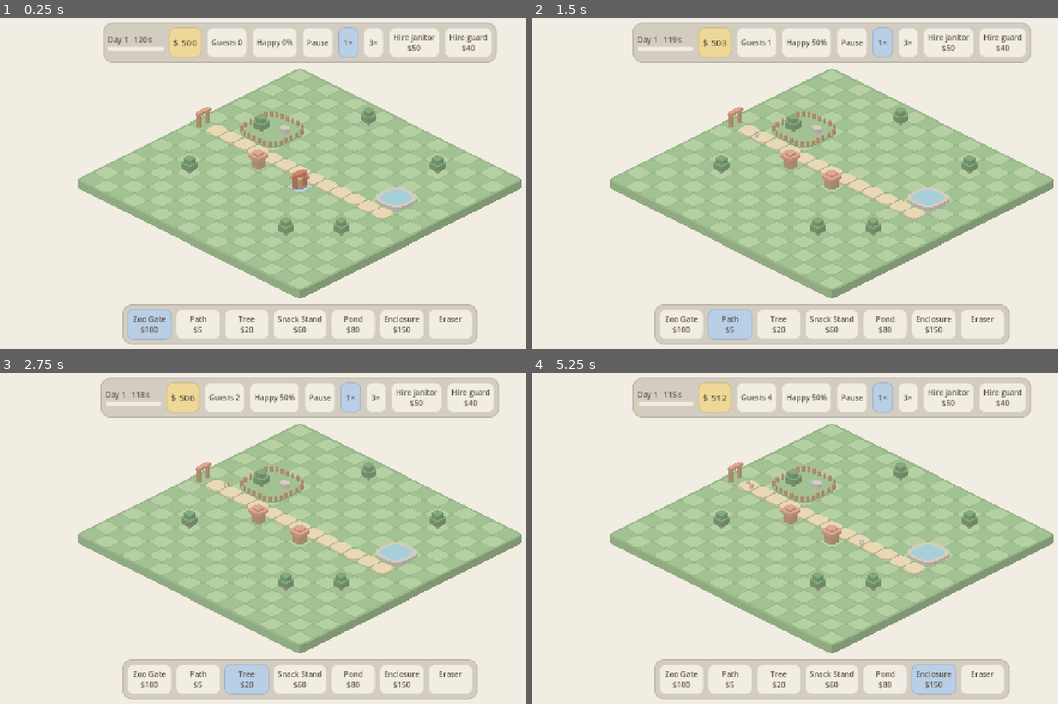
Above: before the commit, frames 1-4 (two rows, left to right).
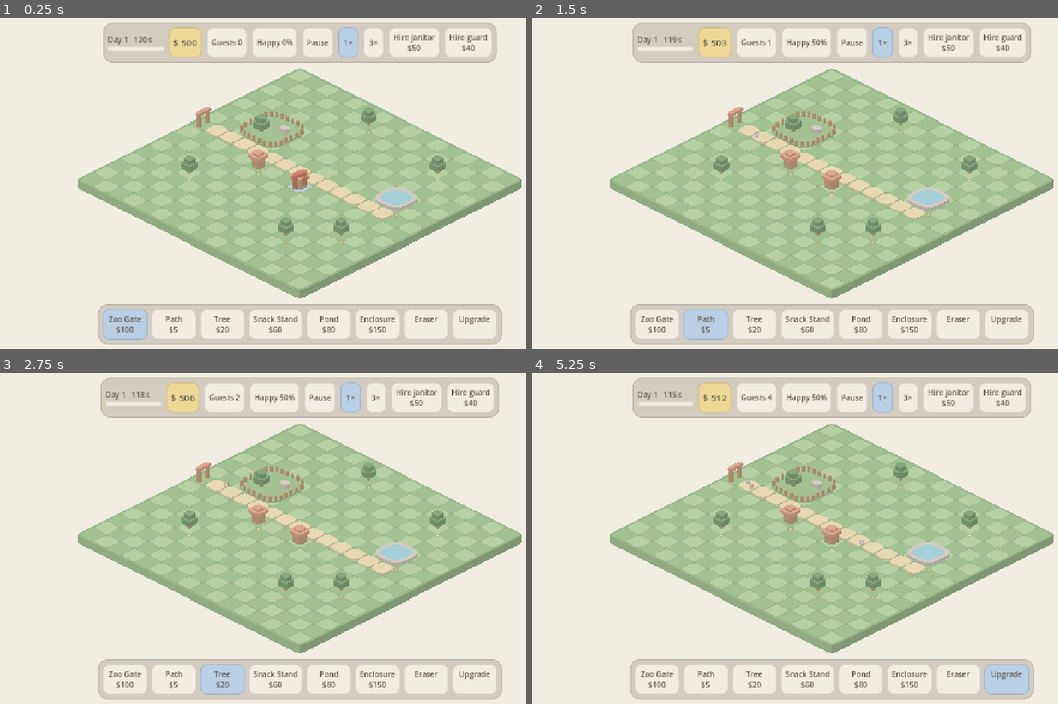
Above: after the commit, the same moments.

Repository: MKrabs/pocket-parks
Game: Godot game, scene res://main.tscn
Two runs of this game, one before a commit and one after it. Both use one fixed random seed, a clock stepped at 60 frames per second and the inputs below.
Inputs (mouse positions are in pixels of both pictures, inside the frame that each line leads up to):
- Up to frame 1 (0.25 s): no input
- Up to frame 2 (1.5 s): click "Zoo Gate $100" at 0.5 s; click "Path $5" at 1.25 s
- Up to frame 3 (2.75 s): click "Tree $20" at 2 s
- Up to frame 4 (5.25 s): click "Snack Stand $60" at 2.75 s; click "Pond $80" at 3.5 s; click "Enclosure $150" at 4.25 s; click (1005, 680) at 5 s, where only the run after the commit has a clickable "Upgrade"

The runs differ from the first frame. In frame 1, 3.2% of the frame differs, in the area x 18-96%, y 34-99%; in frame 2, 3.3%; in frame 3, 3.3%; in frame 4, 3.8%.

Commit message:
U1: building levels 1-3: upgrade tool, leveled appeal/capacity/price, flags/canopy and level dots
Co-Authored-By: Claude Opus 5.5 <noreply@anthropic.com>

Diff:
--- a/scripts/build_bar.gd
+++ b/scripts/build_bar.gd
@@ -2,9 +2,10 @@
 extends CanvasLayer
 # Bottom bar: one button per catalog building plus an eraser. Money lives in the Hud.
 
-signal picked(id: String)  # "" = eraser
+signal picked(id: String)  # "" = eraser, UPGRADE = upgrade tool
 
 const RADIUS := 14
+const UPGRADE := "@upgrade"
 
 var row := HBoxContainer.new()
 var stolen: Array[String] = []  # blueprints spies brought home, offered in every theme
@@ -39,6 +40,7 @@
 		var b: Dictionary = Buildings.get_def(id)
 		row.add_child(button("%s\n$%d" % [b["name"], b["cost"]], id, group))
 	row.add_child(button("Eraser\n ", "", group))
+	row.add_child(button("Upgrade\n ", UPGRADE, group))
 	var bar := row.get_parent() as Control
 	bar.reset_size()
 	bar.set_anchors_and_offsets_preset(Control.PRESET_CENTER_BOTTOM, Control.PRESET_MODE_MINSIZE, 16)
--- a/scripts/building_view.gd
+++ b/scripts/building_view.gd
@@ -4,6 +4,11 @@
 
 var id: String
 var origin := Vector2i.ZERO
+var level := 1:  # 2-3 add flags (attractions, shops) or a bigger canopy (decor), plus level dots
+	set(l):
+		level = l
+		queue_redraw()
+var label := ""  # short text in a pill above the building (the upgrade ghost's price)
 var wrecked := false:  # wrecked by a hooligan: drawn grey and tilted
 	set(w):
 		wrecked = w
@@ -17,10 +22,43 @@
 	var b: Dictionary = Buildings.get_def(id)
 	var fp: Vector2i = b["footprint"]
 	var mid := Vector2(fp.x - 1, fp.y - 1) * 0.5  # footprint centre in grid coords
+	var top := 0.0
 	for p in b["parts"]:
-		var foot := Squircle.iso_points(IsoGrid.project(mid + p["at"]), p["half"], 4.0, 48)
-		var c: Color = Palette.STONE.lerp(p["color"], 0.2) if wrecked else p["color"]
-		block(self, foot, p["h"], p["z"], c)
+		top = maxf(top, p["z"] + p["h"])
+	var grow := 1.0
+	if Buildings.upgradable(id) and b["role"] != "decor" and level >= 2:
+		var c := Vector2(fp) * 0.5 - Vector2(0.2, 0.2)  # just inside the footprint corners
+		var spots := [Vector2(-c.x, -c.y)]  # level 2: a flag at the back
+		if level >= 3:
+			spots += [Vector2(-c.x, c.y), Vector2(c.x, -c.y)]  # level 3: and at the sides
+		for s: Vector2 in spots:
+			_flag(IsoGrid.project(mid + s), maxf(top, 10.0) + 14.0)
+	elif b["role"] == "decor":
+		grow = 1.0 + 0.14 * (level - 1)  # decor: a bigger canopy
+	for p in b["parts"]:
+		var foot := Squircle.iso_points(IsoGrid.project(mid + p["at"] * grow), p["half"] * grow, 4.0, 48)
+		block(self, foot, p["h"] * grow, p["z"] * grow, _tint(p["color"]))
+	if Buildings.upgradable(id):
+		var front := IsoGrid.project(mid + Vector2(fp) * 0.5) + Vector2(0, 3)  # front tip of the footprint
+		for i in level:
+			var at := front + Vector2((i - (level - 1) * 0.5) * 8.0, 0)
+			draw_colored_polygon(Squircle.points(at, Vector2(3.6, 2.6)), Palette.shade(Palette.BUTTER, 0.22))
+			draw_colored_polygon(Squircle.points(at + Vector2(0, -0.6), Vector2(2.6, 1.8)), Palette.BUTTER)
+	if label != "":
+		var f := ThemeDB.fallback_font
+		var at := IsoGrid.project(mid) + Vector2(0, -maxf(top, 10.0) * grow - 38)  # clear of the flags
+		var w := f.get_string_size(label, HORIZONTAL_ALIGNMENT_LEFT, -1, 14).x
+		draw_colored_polygon(Squircle.points(at, Vector2(w * 0.5 + 9, 11), 4.0, 32), Palette.BUTTER)
+		draw_string(f, at + Vector2(-w * 0.5, 5), label, HORIZONTAL_ALIGNMENT_LEFT, -1, 14, Palette.INK)
+
+func _tint(c: Color) -> Color:
+	return Palette.STONE.lerp(c, 0.2) if wrecked else c
+
+## A thin pole with a small rounded BUTTER pennant at its top.
+func _flag(base: Vector2, h: float) -> void:
+	block(self, Squircle.iso_points(base, Vector2(0.03, 0.03), 4.0, 16), h, 0.0, _tint(Palette.WOOD))
+	var tip := base + Vector2(0, -h)
+	draw_colored_polygon(Squircle.points(tip + Vector2(6, 4), Vector2(6, 3.6)), _tint(Palette.BUTTER))
 
 ## Extruded squircle: sides for edges facing the viewer, then the top face lifted by z + h.
 static func block(ci: CanvasItem, foot: PackedVector2Array, h: float, z: float, c: Color) -> void:
--- a/scripts/buildings.gd
+++ b/scripts/buildings.gd
@@ -33,6 +33,21 @@
 static func ids_with_role(role: String) -> Array:
 	return ids().filter(func(id: String) -> bool: return themes()[active][id]["role"] == role)
 
+const MAX_LEVEL := 3
+
+static func upgradable(id: String) -> bool:
+	return get_def(id)["role"] in ["attraction", "shop", "decor"]
+
+## Def with the level effect applied: +50% appeal, capacity and price per level above 1.
+## The sim and the UI both read this, so they agree.
+static func leveled(id: String, level: int) -> Dictionary:
+	var d: Dictionary = get_def(id).duplicate()
+	var f := 1.0 + 0.5 * (level - 1)
+	for k in ["appeal", "capacity", "price"]:
+		if d.has(k):
+			d[k] = roundi(d[k] * f)
+	return d
+
 static func part(at: Vector2, half: Vector2, h: float, color: Color, z := 0.0) -> Dictionary:
 	return {"at": at, "half": half, "h": h, "z": z, "color": color}
 
--- a/scripts/park_map.gd
+++ b/scripts/park_map.gd
@@ -7,6 +7,7 @@
 var money: int = START_MONEY
 var buildings: Dictionary = {}  # origin cell (Vector2i) -> building id
 var occupied: Dictionary = {}   # every covered cell -> origin cell
+var levels: Dictionary = {}     # origin cell -> level 2..3 (absent = 1)
 
 static func footprint(id: String, origin: Vector2i) -> Array[Vector2i]:
 	var fp: Vector2i = Buildings.get_def(id)["footprint"]
@@ -34,7 +35,7 @@
 		occupied[c] = cell
 	return true
 
-## Removes the whole building covering `cell`, refunds half its cost. False if the cell is empty.
+## Removes the whole building covering `cell`, refunds half of all it cost (upgrades too). False if the cell is empty.
 func remove_at(cell: Vector2i) -> bool:
 	if not occupied.has(cell):
 		return false
@@ -42,8 +43,31 @@
 	var id: String = buildings[origin]
 	for c in footprint(id, origin):
 		occupied.erase(c)
+	var cost: int = Buildings.get_def(id)["cost"]
+	var paid := cost * (1 + (level(origin) - 1) * level(origin) / 2)  # 1×, +1×, +2×
 	buildings.erase(origin)
-	money += Buildings.get_def(id)["cost"] / 2
+	levels.erase(origin)
+	money += paid / 2
+	return true
+
+func level(origin: Vector2i) -> int:
+	return levels.get(origin, 1)
+
+## Price of the next level (level 2 = 1× cost, level 3 = 2×), or -1 if this can't be upgraded.
+func upgrade_cost(origin: Vector2i) -> int:
+	if not buildings.has(origin) or not Buildings.upgradable(buildings[origin]) or level(origin) >= Buildings.MAX_LEVEL:
+		return -1
+	return Buildings.get_def(buildings[origin])["cost"] * level(origin)
+
+func can_upgrade(origin: Vector2i) -> bool:
+	var c := upgrade_cost(origin)
+	return c >= 0 and money >= c
+
+func upgrade(origin: Vector2i) -> bool:
+	if not can_upgrade(origin):
+		return false
+	money -= upgrade_cost(origin)
+	levels[origin] = level(origin) + 1
 	return true
 
 ## Draw order key: x+y of the footprint's front (largest) corner.
--- a/scripts/park_sim.gd
+++ b/scripts/park_sim.gd
@@ -132,7 +132,7 @@
 	var decor_appeal := 0.0
 	for origin: Vector2i in map.buildings:
 		var id: String = map.buildings[origin]
-		var d: Dictionary = Buildings.get_def(id)
+		var d: Dictionary = Buildings.leveled(id, map.level(origin))
 		if d["role"] == "decor":
 			decor_appeal += d["appeal"]
 			for c in ParkMap.footprint(id, origin):
--- a/scripts/zoo_view.gd
+++ b/scripts/zoo_view.gd
@@ -24,6 +24,7 @@
 	for o: Vector2i in origins:
 		var v := BuildingView.new(map.buildings[o])
 		v.origin = o
+		v.level = map.level(o)
 		v.position = IsoGrid.to_screen(o)
 		v.z_index = 2 * ParkMap.depth(map.buildings[o], o)  # WalkerView rows sit at the odd values
 		add_child(v)
@@ -38,18 +39,29 @@
 			v.wrecked = not v.wrecked
 
 func update_ghost() -> void:
-	if ghost and (ghost.id != selected or hovered == GridView.NONE):
+	if ghost:
 		ghost.queue_free()
 		ghost = null
 	if selected == "" or hovered == GridView.NONE:
 		return
-	if not ghost:
+	var at := hovered
+	var ok := false
+	if selected == BuildBar.UPGRADE:  # ghost = the hovered building one level up, with its price
+		if not map.occupied.has(hovered):
+			return
+		at = map.occupied[hovered]
+		ghost = BuildingView.new(map.buildings[at])
+		ghost.level = mini(map.level(at) + 1, Buildings.MAX_LEVEL)
+		var cost := map.upgrade_cost(at)
+		ghost.label = "$%d" % cost if cost >= 0 else "max"
+		ok = map.can_upgrade(at)
+	else:
 		ghost = BuildingView.new(selected)
-		ghost.z_index = 1000  # above every building and walker
-		add_child(ghost)
-	ghost.position = IsoGrid.to_screen(hovered)
-	var tint := Palette.CORAL if not map.can_place(selected, hovered) else Palette.CREAM
-	ghost.modulate = Color(tint, 0.6)
+		ok = map.can_place(selected, hovered)
+	ghost.z_index = 1000  # above every building and walker
+	ghost.position = IsoGrid.to_screen(at)
+	ghost.modulate = Color(Palette.CREAM if ok else Palette.CORAL, 0.6)
+	add_child(ghost)
 
 func select(id: String) -> void:
 	selected = id
@@ -63,5 +75,8 @@
 	if button == MOUSE_BUTTON_RIGHT or (button == MOUSE_BUTTON_LEFT and selected == ""):
 		if map.remove_at(cell):
 			rebuild()
+	elif button == MOUSE_BUTTON_LEFT and selected == BuildBar.UPGRADE:
+		if map.occupied.has(cell) and map.upgrade(map.occupied[cell]):
+			rebuild()
 	elif button == MOUSE_BUTTON_LEFT and map.place(selected, cell):
 		rebuild()
--- /dev/null
+++ b/tests/show_levels.gd
@@ -0,0 +1,30 @@
+extends SceneTree
+# Showcase: every upgradable building at levels 1, 2, 3. ./gd shot shots/U1.png 1 res://tests/show_levels.gd
+# Zoo on the left, festival on the right, one building per row.
+
+func _init() -> void:
+	RenderingServer.set_default_clear_color(Palette.CREAM)
+	var stage := Node2D.new()
+	root.add_child.call_deferred(stage)
+	var col := 0
+	for theme: String in ["zoo", "festival"]:
+		Buildings.use(theme)
+		var y := 40.0
+		for id: String in Buildings.ids():
+			if not Buildings.upgradable(id):
+				continue
+			var fp: Vector2i = Buildings.get_def(id)["footprint"]
+			y += 40 + (fp.x + fp.y) * 15
+			for lv in range(1, 4):
+				var v := BuildingView.new(id)
+				v.level = lv
+				v.position = Vector2(110 + col * 640 + (lv - 1) * 200 - (fp.x - fp.y) * 16, y - (fp.x + fp.y - 2) * 16)
+				stage.add_child(v)
+			y += (fp.x + fp.y) * 15
+		col += 1
+	var ghost := BuildingView.new("snack_stand")  # the upgrade tool's hover: next level + price
+	ghost.level = 2
+	ghost.label = "$60"
+	ghost.modulate = Color(Palette.CREAM, 0.6)
+	ghost.position = Vector2(110, 660)
+	stage.add_child(ghost)
--- /dev/null
+++ b/tests/test_upgrade.gd
@@ -0,0 +1,62 @@
+extends SceneTree
+var failed := false
+func ok(cond: bool, msg: String) -> void:
+	if not cond:
+		failed = true
+		printerr("FAIL: ", msg)
+func done() -> void:
+	quit(1 if failed else 0)
+
+## Gate at (0,7), path along y=7, a pond, a snack stand and a tree touching it.
+func park() -> ParkMap:
+	var m := ParkMap.new()
+	m.money = 1 << 30
+	m.place("zoo_gate", Vector2i(0, 7))
+	for x in range(1, 14):
+		m.place("path", Vector2i(x, 7))
+	m.place("pond", Vector2i(9, 5))
+	m.place("snack_stand", Vector2i(6, 8))
+	m.place("tree", Vector2i(12, 8))
+	return m
+
+func guests(m: ParkMap) -> int:
+	var sim := ParkSim.new(m, 3)
+	for i in ParkSim.DAY_TICKS:
+		sim.step()
+	return sim.day_report()["guests"]
+
+func _init() -> void:
+	var m := park()
+	var pond := Vector2i(9, 5)
+	m.money = 80 + 160 + 5
+	ok(m.level(pond) == 1, "placed at level 1")
+	ok(m.upgrade(pond) and m.money == 165 and m.level(pond) == 2, "level 2 costs 1x")
+	ok(m.upgrade(pond) and m.money == 5 and m.level(pond) == 3, "level 3 costs 2x")
+	m.money = 10000
+	ok(not m.upgrade(pond) and m.money == 10000 and m.level(pond) == 3, "max level 3")
+	ok(m.upgrade_cost(pond) == -1, "no price at max")
+	m.money = 59
+	ok(not m.upgrade(Vector2i(6, 8)), "too poor is refused")
+	ok(m.money == 59 and m.level(Vector2i(6, 8)) == 1, "refusal changes nothing")
+	m.money = 0
+	ok(m.remove_at(Vector2i(10, 6)), "remove the pond from any of its cells")
+	ok(m.money == (80 + 80 + 160) / 2, "refund is half of everything paid")
+	ok(m.level(pond) == 1, "level gone with the building")
+	m.money = 1000
+	ok(not m.upgrade(Vector2i(3, 7)) and not m.upgrade(Vector2i(0, 7)) and m.money == 1000, "path/entrance refuse")
+	ok(not m.upgrade(Vector2i(5, 5)), "empty cell refuses")
+
+	ok(Buildings.leveled("pond", 3)["appeal"] == 10 and Buildings.leveled("pond", 2)["capacity"] == 9, "attraction +50%/level")
+	ok(Buildings.leveled("snack_stand", 3)["price"] == 10, "shop price +50%/level")
+	ok(Buildings.leveled("tree", 2)["appeal"] == 3, "decor appeal +50%/level")
+
+	var base := park()
+	var up := park()
+	for o in [Vector2i(9, 5), Vector2i(6, 8), Vector2i(12, 8)]:
+		up.upgrade(o)
+		up.upgrade(o)
+	var g1 := guests(base)
+	var g3 := guests(up)
+	print("guests level 1: %d, level 3: %d" % [g1, g3])
+	ok(g3 > g1, "leveled appeal draws more guests")
+	done()
Not shown, added: tests/show_levels.gd.uid
Not shown, added: tests/test_upgrade.gd.uid
